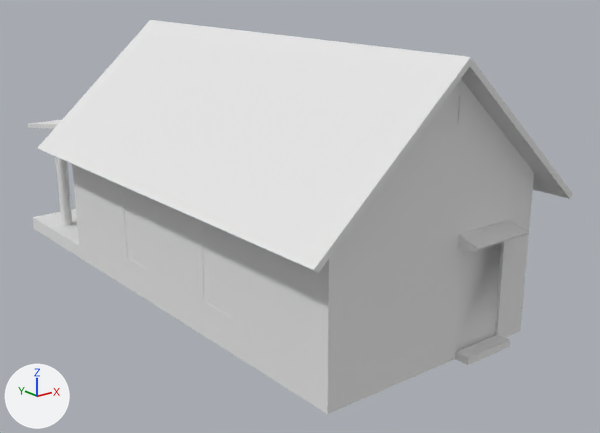
A saved change to the OBJ model assets/game/models/house/house.obj.
Before and after are seen from a 50 mm lens placed at (-39.3, -62.0, 27.1), pointed at (3.4, -8.6, 5.8). Every picture has the same lights, and +X, +Y and +Z are marked at lower left. Where no turn or scale is listed for an object, it has been applied to the vertices.

Names of what the first picture shows: 'house'.
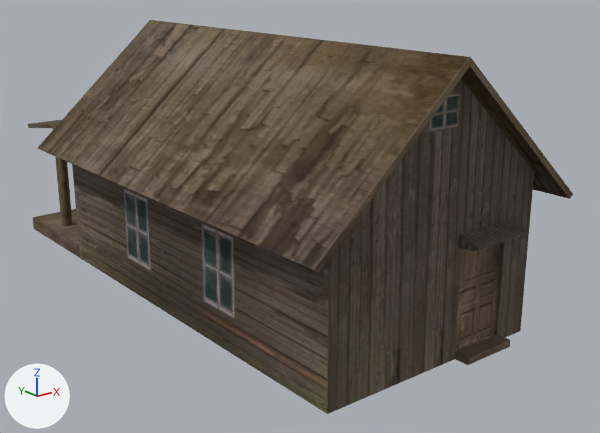
Changed parts and their boxes [x1, y1, x2, y2] in the pictures (600 x 433 px):
'house', surface changed (white to brown)
    both: [28, 20, 573, 414]

What changed in the scene script:
```text
Add img_house_text_bmap_jpg__bm_0_012:
    img_house_text_bmap_jpg__bm_0_012 = load_image('house_text_bmap.jpg -bm 0.012', 'house_text_bmap.jpg', 2048, 2048, 'sRGB')
Add img_house_text_jpg:
    img_house_text_jpg = load_image('house_text.jpg', 'house_text.jpg', 2048, 2048, 'sRGB')
Change mat_lambert13sg:
    add n2 = _N.new('ShaderNodeTexImage'); n2.name = 'Image Texture'
    add n2.image = img_house_text_jpg
    add n3 = _N.new('ShaderNodeTexImage'); n3.name = 'Image Texture.001'
    add n3.image = img_house_text_bmap_jpg__bm_0_012
    add n4 = _N.new('ShaderNodeNormalMap'); n4.name = 'Normal Map'
    add n4.inputs[0].default_value = 0.0  # 'Strength'
    where n0 = _N.new('ShaderNodeBsdfPrincipled'); n0.name = 'Principled BSDF'
    add _L.new(n2.outputs[0], n0.inputs[0])  # 'Color' to 'Base Color'
    add _L.new(n3.outputs[0], n4.inputs[1])  # 'Color' to 'Color'
    add _L.new(n4.outputs[0], n0.inputs[5])  # 'Normal' to 'Normal'
```
